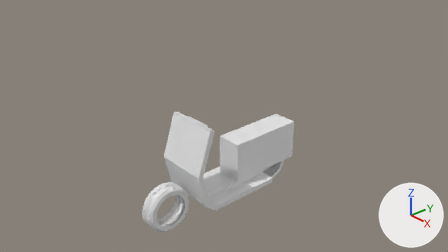
The Blender file introduction/blend/012_015.blend, before and after one commit.
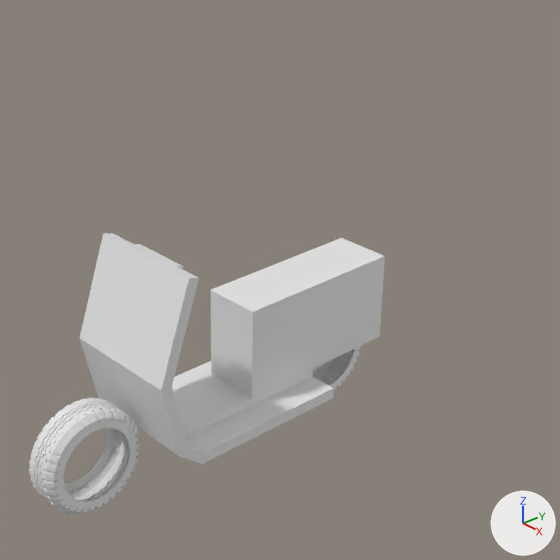
Old and new are each drawn from the file's camera 'Camera' and again close up on the part from 29% to 82% of the width and 5% to 100% of the height. The axes (+X, +Y, +Z) are drawn at lower right. The lights are the same throughout.

Objects in the first close-up: '円柱', '円柱.001', '立方体'.
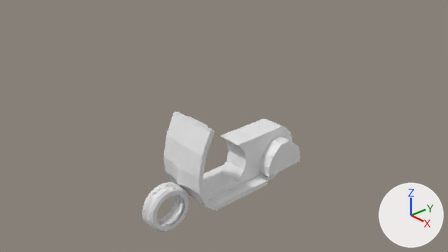
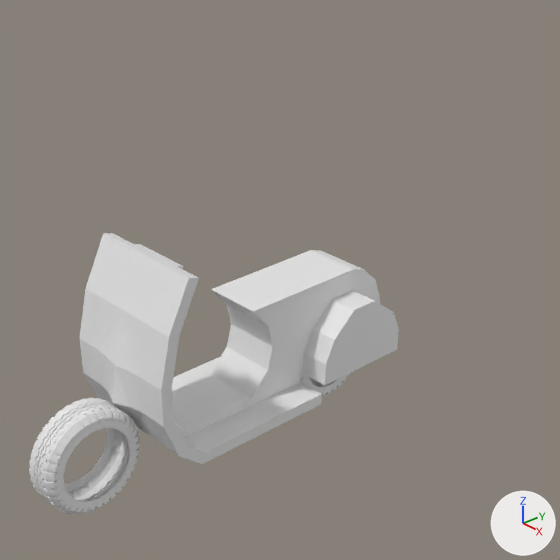
Location of each change, (x1, y1, x2, y2) in pixels of the close-ups (560 x 560 px):
'立方体', deleted: before (80, 233, 385, 464)
'ボディ', added: after (80, 233, 399, 464)

What changed in the scene script:
```text
Add me_立方体_1:
    me_立方体_1.from_pydata(...)  # 110 vertices, 91 faces; spans x 0.0..0.63, y -1.33..2.05, z -1.0..1.0
Remove ob_立方体:
    ob_立方体 = bpy.data.objects.new('立方体', me_立方体)
    ob_立方体.location = (0.0, 0.0, 0.0)
Add ob_ボディ:
    ob_ボディ = bpy.data.objects.new('ボディ', me_立方体_1)
    ob_ボディ.location = (0.0, 0.0, 0.0)
    _m = ob_ボディ.modifiers.new('ミラー', 'MIRROR')
    _m.use_clip = True
```
